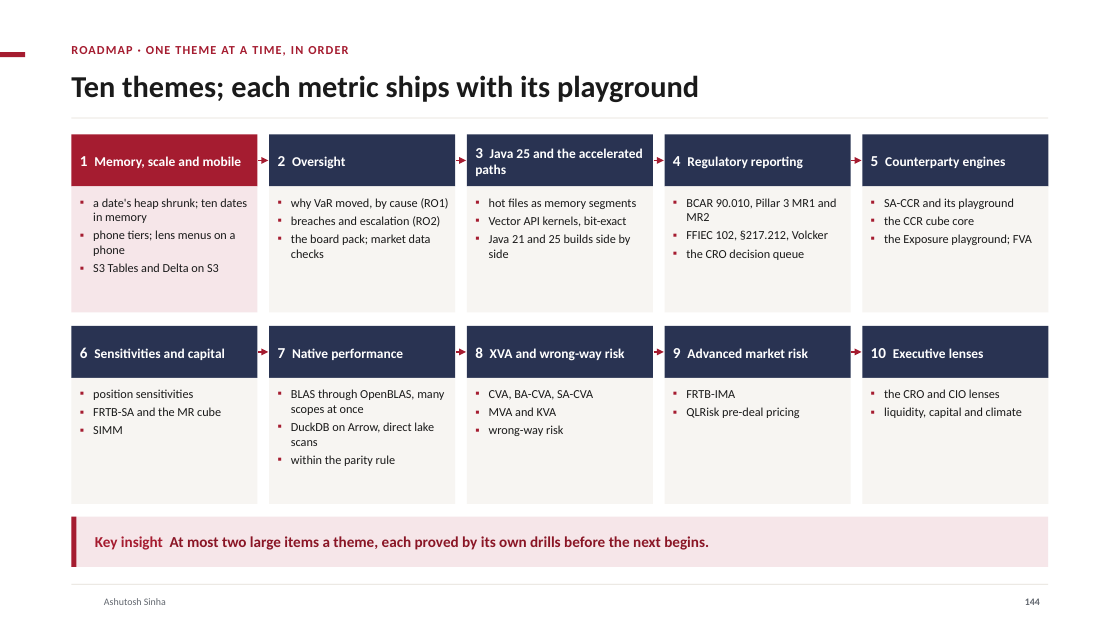
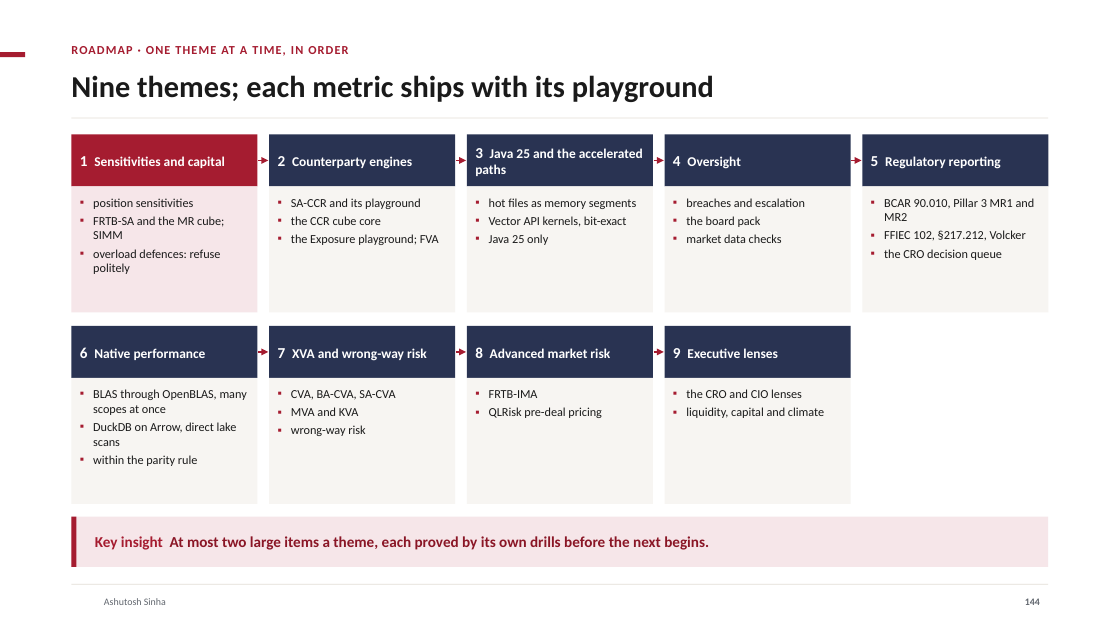
Before and after one commit to ajsinha/drishti, a slide deck: slide 144 of docs/publications/Drishti-Design-and-Evidence.pptx. Drawn at 1120x630 pixels with LibreOffice and Linux fonts; fonts in the diff are those of the drawing; background and template pictures are left out. Boxes give left, top, right and bottom in pixels: in the first picture for what was removed or moved away, otherwise in the second. Text is boxed around its words. In the diff, an @@ line names an element or a change of style, - is before the commit and + after.

```diff
--- a/docs/publications/Drishti-Design-and-Evidence.pptx
+++ b/docs/publications/Drishti-Design-and-Evidence.pptx
@@ title at box(71, 75, 714, 102): text changed @@
-Ten themes; each metric ships with its playground
+Nine themes; each metric ships with its playground
@@ text at box(80, 156, 225, 168): text changed @@
-1 Memory, scale and mobile
+1 Sensitivities and capital
@@ text at box(278, 156, 412, 169): text changed @@
-2 Oversight
+2 Counterparty engines
@@ text at box(673, 156, 740, 169): text changed @@
-4 Regulatory reporting
+4 Oversight
@@ text at box(871, 156, 1001, 169): text changed @@
-5 Counterparty engines
+5 Regulatory reporting
@@ text at box(93, 198, 224, 274): text changed @@
-▪ a date's heap shrunk; ten dates in memory
-▪ phone tiers; lens menus on a phone
-▪ S3 Tables and Delta on S3
+▪ position sensitivities
+▪ FRTB-SA and the MR cube; SIMM
+▪ overload defences: refuse politely
@@ text at box(291, 198, 439, 245): text changed @@
-▪ why VaR moved, by cause (RO1)
-▪ breaches and escalation (RO2)
-▪ the board pack; market data checks
+▪ SA-CCR and its playground
+▪ the CCR cube core
+▪ the Exposure playground; FVA
@@ text at box(686, 198, 805, 243): text changed @@
-▪ BCAR 90.010, Pillar 3 MR1 and MR2
-▪ FFIEC 102, §217.212, Volcker
-▪ the CRO decision queue
+▪ breaches and escalation
+▪ the board pack
+▪ market data checks
@@ text at box(884, 198, 1035, 260): text changed @@
-▪ SA-CCR and its playground
-▪ the CCR cube core
-▪ the Exposure playground; FVA
+▪ BCAR 90.010, Pillar 3 MR1 and MR2
+▪ FFIEC 102, §217.212, Volcker
+▪ the CRO decision queue
@@ text at box(489, 234, 548, 245): text changed @@
-▪ Java 21 and 25 builds side by side
+▪ Java 25 only
@@ rectangle removed at box(863, 326, 1049, 378) @@
@@ text at box(80, 347, 206, 360): text changed @@
-6 Sensitivities and capital
+6 Native performance
@@ text at box(278, 348, 427, 361): text changed @@
-7 Native performance
+7 XVA and wrong-way risk
@@ text at box(475, 347, 610, 358): text changed @@
-8 XVA and wrong-way risk
+8 Advanced market risk
@@ text at box(673, 348, 778, 358): text changed @@
-9 Advanced market risk
+9 Executive lenses
@@ arrow removed from (852, 352) to (862, 352) @@
@@ text removed at box(871, 348, 984, 358) @@
-10 Executive lenses
@@ text at box(93, 389, 247, 466): text changed @@
-▪ position sensitivities
-▪ FRTB-SA and the MR cube
-▪ SIMM
+▪ BLAS through OpenBLAS, many scopes at once
+▪ DuckDB on Arrow, direct lake scans
+▪ within the parity rule
@@ text at box(686, 389, 824, 418): text changed @@
-▪ FRTB-IMA
-▪ QLRisk pre-deal pricing
+▪ the CRO and CIO lenses
+▪ liquidity, capital and climate
@@ rectangle removed at box(863, 378, 1049, 504) @@
@@ text removed at box(884, 389, 1022, 418) @@
-▪ the CRO and CIO lenses
-▪ liquidity, capital and climate
@@ text at box(291, 390, 395, 436): text changed @@
-▪ BLAS through OpenBLAS, many scopes at once
-▪ DuckDB on Arrow, direct lake scans
-▪ within the parity rule
+▪ CVA, BA-CVA, SA-CVA
+▪ MVA and KVA
+▪ wrong-way risk
@@ text at box(489, 390, 602, 418): text changed @@
-▪ CVA, BA-CVA, SA-CVA
-▪ MVA and KVA
-▪ wrong-way risk
+▪ FRTB-IMA
+▪ QLRisk pre-deal pricing
```
Also in this commit, not shown: 1 other file.
